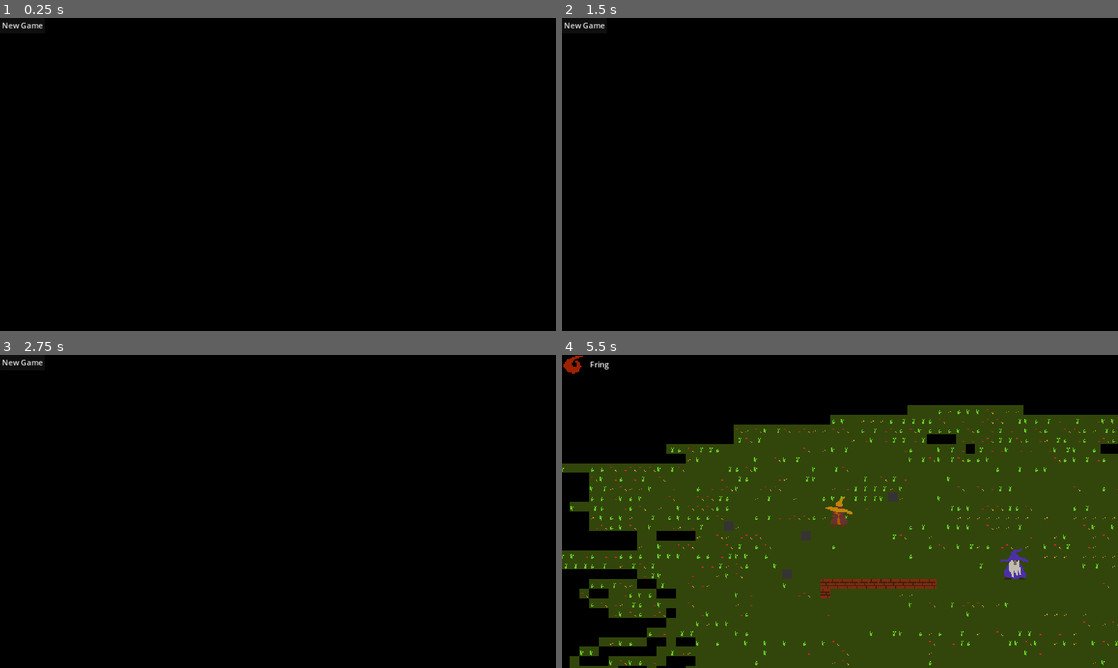
Above: before the commit, frames 1-4 (two rows, left to right).
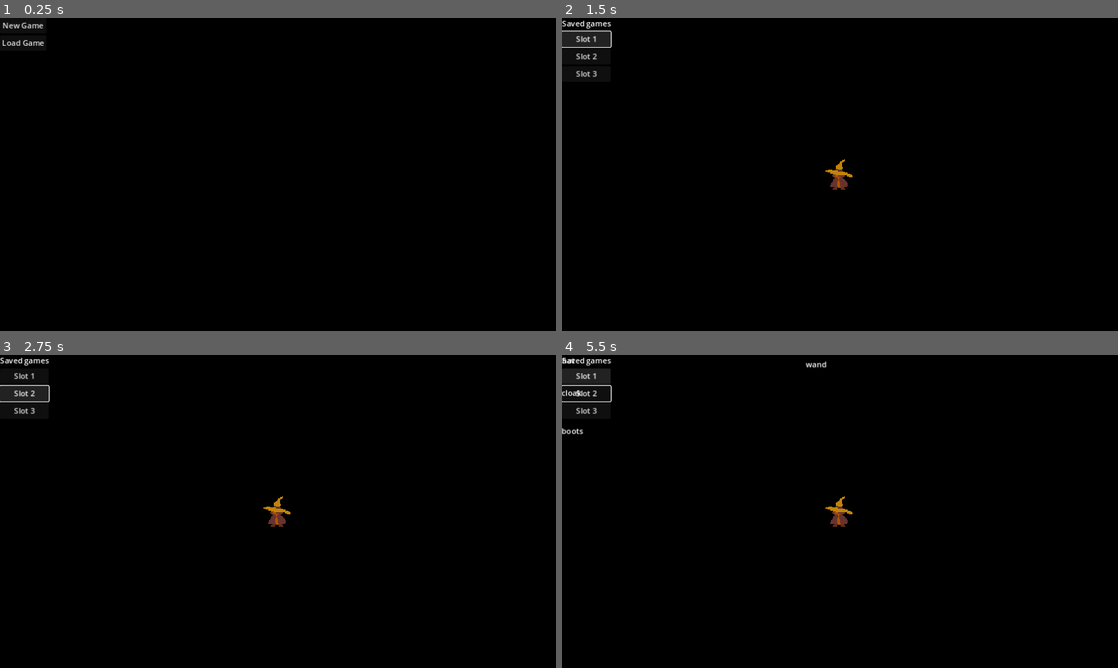
Above: after the commit, the same moments.

Repository: goshdarnheck/witchy-woods
Game: Godot game, scene res://main.tscn
Two runs of this game, one before a commit and one after it. Both use one fixed random seed, a clock stepped at 60 frames per second and the inputs below.
Inputs (mouse positions are in pixels of both pictures, inside the frame that each line leads up to):
- Up to frame 1 (0.25 s): no input
- Up to frame 2 (1.5 s): click (584, 43) at 0.5 s, where only the run after the commit has a clickable "Load Game"; click (584, 39) at 1.25 s, where only the run after the commit has a clickable "Slot 1"
- Up to frame 3 (2.75 s): click (22, 392) at 2 s, where only the run after the commit has a clickable "Slot 2"
- Up to frame 4 (5.5 s): click (584, 411) at 2.75 s, where only the run after the commit has a clickable "Slot 3"; click (584, 361) at 3.5 s, where only the run before the commit has a clickable "New Game"; click "AWAKEN" (after the commit: "Slot 1") at 4.25 s; tap Enter at 5 s; hold Right (ui_right) from 5.03 s (still down); tap Tab at 5.1 s

The runs differ from the first frame. In frame 1, 0.2% of the frame differs, in the area x 0-8%, y 1-9%; in frame 2, 0.9%; in frame 3, 0.9%; in frame 4, 72%, in the area x 0-100%, y 0-100%.

Commit message:
Load scene; Manager stage loading; Movement with wasd

Diff:
--- a/levels/beginning.tscn
+++ b/levels/beginning.tscn
@@ -30,6 +30,7 @@
 scale = Vector2(2, 2)
 tile_set = SubResource("TileSet_j1gct")
 format = 2
+layer_0/z_index = -1
 layer_0/tile_data = PackedInt32Array(2228240, 131072, 0, 2228241, 131072, 0, 2228242, 131072, 0, 2228243, 131072, 0, 22 …(126682 unchanged characters)…
 
 [node name="Master" parent="." instance=ExtResource("3_xucfc")]
--- /dev/null
+++ b/levels/load.tscn
@@ -0,0 +1,3 @@
+[gd_scene format=3 uid="uid://27moh4g3wtyy"]
+
+[node name="Load" type="Node2D"]
--- a/manager.gd
+++ b/manager.gd
@@ -12,31 +12,18 @@
 var UI = null;
 var Overlay = null;
 
-func set_character(data):
-	character = data;
-
-func save():
-	pass;
-
-func getSaves():
-	pass;
-
-func loadSave():
-	pass;
-
 func _ready():
 	World = get_tree().get_root().get_node("Main/World");
 	UI = get_tree().get_root().get_node("Main/UI");
 	Overlay = get_tree().get_root().get_node("Main/Overlay");
-	Events.subscribe("NEW_GAME", self, "_eventHandler");
-	Events.subscribe("AWAKEN", self, "_eventHandler");
+	#Events.subscribe("AWAKEN", self, "_eventHandler");
 	_load_UI("intro");
 
 func _input(event):
 	if Input.is_action_pressed("ui_cancel"):
 		get_tree().quit()
 	if event is InputEventKey:
-		if event.pressed and event.keycode == KEY_A:
+		if event.pressed and event.keycode == KEY_TAB:
 			if overlay == "inventory":
 				_unpause();
 				_clear_Overlay();
@@ -55,20 +42,23 @@
 func _process(delta):
 	pass;
 
+func loadStage(stageName):
+	if stageName == "creator":
+		_load_level("creator");
+		_load_UI("creator");
+	elif stageName == "load":
+		_load_level("load");
+		_load_UI("load");
+	else:
+		_load_level(stageName);
+		_load_UI("overworld");
+
 func _eventHandler(event, data):
-	print("main event handler, pass this to the state machine!", event, data);
-
-	match (event):
-		"NEW_GAME":
-			_load_level("creator");
-			_load_UI("creator");
-		"AWAKEN":
-			Manager.set_character(data);
-			_load_level("beginning");
-			_load_UI("overworld");
+	print("manager event handler", event, data);
 
 func _load_level(name):
 	var scene = load("res://levels/" + name + ".tscn");
+	print("res://levels/" + name + ".tscn")
 	var instance = scene.instantiate();
 
 	if (!"no_player" in instance || !instance.no_player):
@@ -107,3 +97,15 @@
 	if (Overlay.get_child_count() > 0):
 		print(Overlay.get_child(0))
 		return Overlay.get_child(0).name == name;
+
+func set_character(data):
+	character = data;
+
+func save():
+	pass;
+
+func getSaves():
+	pass;
+
+func loadSave():
+	pass;
--- a/player/player.gd
+++ b/player/player.gd
@@ -10,8 +10,8 @@
 	pass
 
 func _physics_process(delta):
-	var direction = Input.get_vector("ui_left", "ui_right", "ui_up", "ui_down")
+	var input_direction = Input.get_vector("left", "right", "up", "down").normalized()
 
 	if (!Manager.paused):
-		velocity = direction * speed
+		velocity = input_direction * speed
 		move_and_slide()
--- a/project.godot
+++ b/project.godot
@@ -24,6 +24,29 @@
 
 window/stretch/mode="canvas_items"
 
+[input]
+
+left={
+"deadzone": 0.5,
+"events": [Object(InputEventKey,"resource_local_to_scene":false,"resource_name":"","device":0,"window_id":0,"alt_pressed":false,"shift_pressed":false,"ctrl_pressed":false,"meta_pressed":false,"pressed":false,"keycode":0,"physical_keycode":65,"key_label":0,"unicode":0,"echo":false,"script":null)
+]
+}
+right={
+"deadzone": 0.5,
+"events": [Object(InputEventKey,"resource_local_to_scene":false,"resource_name":"","device":-1,"window_id":0,"alt_pressed":false,"shift_pressed":false,"ctrl_pressed":false,"meta_pressed":false,"pressed":false,"keycode":0,"physical_keycode":68,"key_label":0,"unicode":100,"echo":false,"script":null)
+]
+}
+up={
+"deadzone": 0.5,
+"events": [Object(InputEventKey,"resource_local_to_scene":false,"resource_name":"","device":0,"window_id":0,"alt_pressed":false,"shift_pressed":false,"ctrl_pressed":false,"meta_pressed":false,"pressed":false,"keycode":0,"physical_keycode":87,"key_label":0,"unicode":0,"echo":false,"script":null)
+]
+}
+down={
+"deadzone": 0.5,
+"events": [Object(InputEventKey,"resource_local_to_scene":false,"resource_name":"","device":0,"window_id":0,"alt_pressed":false,"shift_pressed":false,"ctrl_pressed":false,"meta_pressed":false,"pressed":false,"keycode":0,"physical_keycode":83,"key_label":0,"unicode":0,"echo":false,"script":null)
+]
+}
+
 [rendering]
 
 renderer/rendering_method="gl_compatibility"
--- a/ui/creator.gd
+++ b/ui/creator.gd
@@ -14,7 +14,9 @@
 		"study": studySelected
 	}
 
-	Events.broadcast("AWAKEN", character_choices);
+	#Events.broadcast("AWAKEN", character_choices);
+	Manager.set_character(character_choices);
+	Manager.loadStage("beginning");
 
 
 func _on_fire_pressed():
--- a/ui/intro.gd
+++ b/ui/intro.gd
@@ -7,4 +7,8 @@
 	pass
 
 func _on_newgame_pressed():
-	Events.broadcast("NEW_GAME", true);
+	#Events.broadcast("NEW_GAME", true);
+	Manager.loadStage("creator");
+
+func _on_loadgame_pressed():
+	Manager.loadStage("load");
--- a/ui/intro.tscn
+++ b/ui/intro.tscn
@@ -7,10 +7,18 @@
 anchors_preset = 0
 script = ExtResource("1_0oeik")
 
-[node name="NEWGAME" type="Button" parent="."]
-layout_mode = 0
-offset_right = 8.0
-offset_bottom = 8.0
+[node name="VBoxContainer" type="VBoxContainer" parent="."]
+layout_mode = 1
+offset_right = 96.0
+offset_bottom = 66.0
+
+[node name="NEWGAME" type="Button" parent="VBoxContainer"]
+layout_mode = 2
 text = "New Game"
 
-[connection signal="pressed" from="NEWGAME" to="." method="_on_newgame_pressed"]
+[node name="LOADGAME" type="Button" parent="VBoxContainer"]
+layout_mode = 2
+text = "Load Game"
+
+[connection signal="pressed" from="VBoxContainer/NEWGAME" to="." method="_on_newgame_pressed"]
+[connection signal="pressed" from="VBoxContainer/LOADGAME" to="." method="_on_loadgame_pressed"]
--- /dev/null
+++ b/ui/load.tscn
@@ -0,0 +1,29 @@
+[gd_scene format=3 uid="uid://butp26r48jf3v"]
+
+[node name="Load" type="Control"]
+layout_mode = 3
+anchors_preset = 0
+
+[node name="VBoxContainer" type="VBoxContainer" parent="."]
+layout_mode = 0
+offset_right = 40.0
+offset_bottom = 40.0
+
+[node name="Label" type="Label" parent="VBoxContainer"]
+layout_mode = 2
+text = "Saved games"
+
+[node name="VBoxContainer" type="VBoxContainer" parent="VBoxContainer"]
+layout_mode = 2
+
+[node name="Button" type="Button" parent="VBoxContainer/VBoxContainer"]
+layout_mode = 2
+text = "Slot 1"
+
+[node name="Button2" type="Button" parent="VBoxContainer/VBoxContainer"]
+layout_mode = 2
+text = "Slot 2"
+
+[node name="Button3" type="Button" parent="VBoxContainer/VBoxContainer"]
+layout_mode = 2
+text = "Slot 3"
